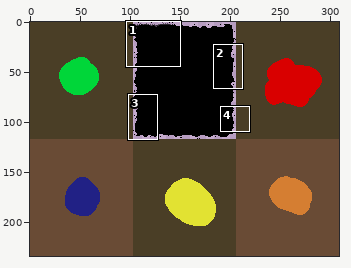
Two states of a pixel-art file, difficulty/characters.ase. The picture above shows the old version from afar; the outline marks the close-up.
Close-up. First the earlier version:
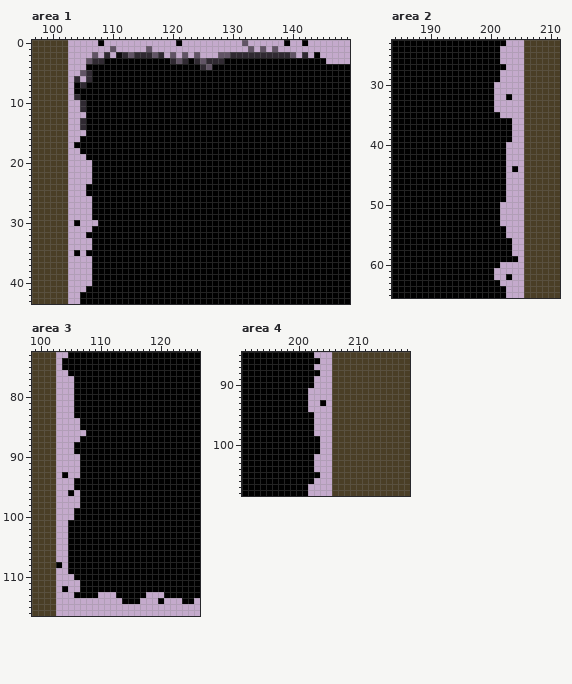
309x234 pixels, 1 frame. Colours within 5 levels of each other are drawn and written as one. Shown: area 1: x 97..149, y 0..43; area 2: x 184..211, y 23..65; area 3: x 99..126, y 73..116; area 4: x 191..218, y 85..108.
New version:
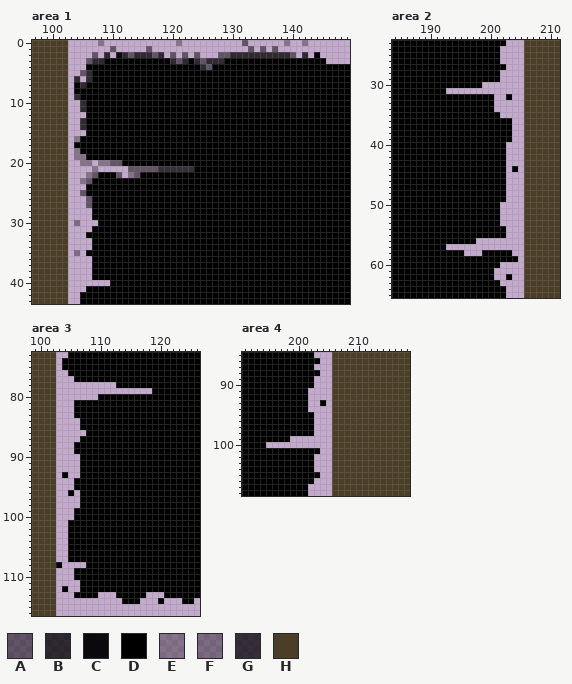
Palette (. is transparent): A #00000081  B #000000c2  C #000000f0  D #000000  E #00000052  F #0000005e  G #000000b9  H #4a3e26
The edit:
{"where": "area 1, layer \"stencil\""}
{"y":0,"x":108,"old":"D","new":"E"}
{"y":0,"x":121,"old":"D","new":"E"}
{"y":0,"x":139,"old":"D","new":"E"}
{"y":0,"x":142,"old":"D","new":"E"}
{"y":16,"x":104,"old":".","new":"E"}
{"y":18,"x":104,"old":".","new":"E"}
{"y":19,"x":104,"old":"..","new":"EE"}
{"y":20,"x":105,"old":"..DDDDD","new":"EE.EEAA"}
{"y":21,"x":107,"old":"DDDDDDDDDDDDDDDDD","new":"E.....AAAAAGGGGGG"}
{"y":22,"x":106,"old":".D","new":"EA"}
{"y":22,"x":111,"old":"DDDD","new":"A.EA"}
{"y":23,"x":105,"old":"..","new":"EA"}
{"y":25,"x":105,"old":".","new":"A"}
{"y":26,"x":106,"old":".","new":"A"}
{"y":27,"x":106,"old":".","new":"A"}
{"y":30,"x":104,"old":"D","new":"F"}
{"y":35,"x":104,"old":"D","new":"F"}
{"y":40,"x":107,"old":"DDD","new":"..."}
{"where": "area 2, layer \"stencil\""}
{"y":30,"x":199,"old":"DD","new":".."}
{"y":31,"x":193,"old":"DDDDDDDD","new":"........"}
{"y":56,"x":198,"old":"DDDDDD","new":"......"}
{"y":57,"x":193,"old":"DDDDDDDDDDD","new":"..........."}
{"y":58,"x":196,"old":"DDD","new":"..."}
{"where": "area 3, layer \"stencil\""}
{"y":78,"x":106,"old":"DDDDDDD","new":"......."}
{"y":79,"x":106,"old":"DDDDDDDDDDDDD","new":"............."}
{"y":80,"x":106,"old":"DDDD","new":"...."}
{"y":108,"x":105,"old":"DDD","new":"..."}
{"y":109,"x":105,"old":"D","new":"."}
{"where": "area 4, layer \"stencil\""}
{"y":99,"x":199,"old":"DDDDD","new":"....."}
{"y":100,"x":195,"old":"DDDDDDDDD","new":"........."}
